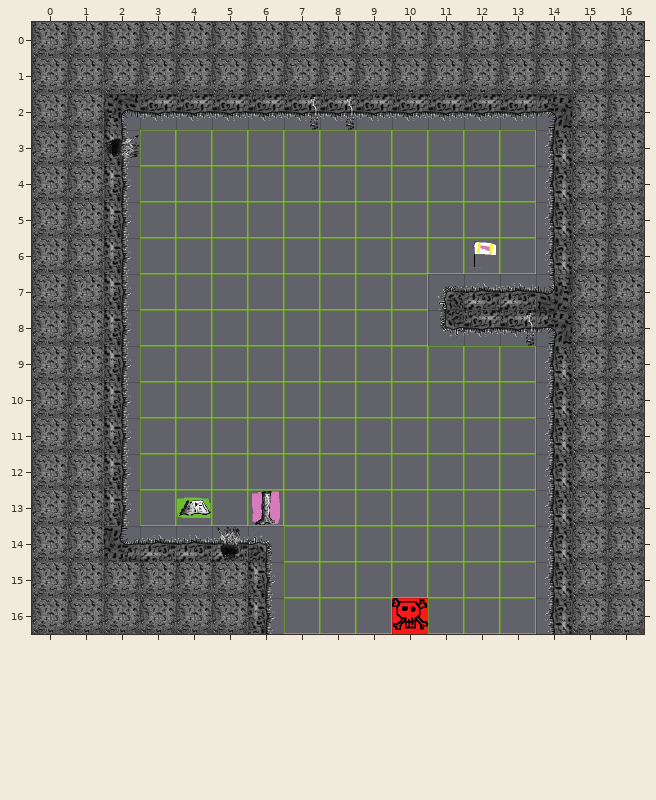
Tiled map -- Project/Maps/crap a Travis/Level_05.tmx. Above is the file before it was changed.
Cells are 64x64 px. Shown: x 0..16, y 0..16.
Once edited:
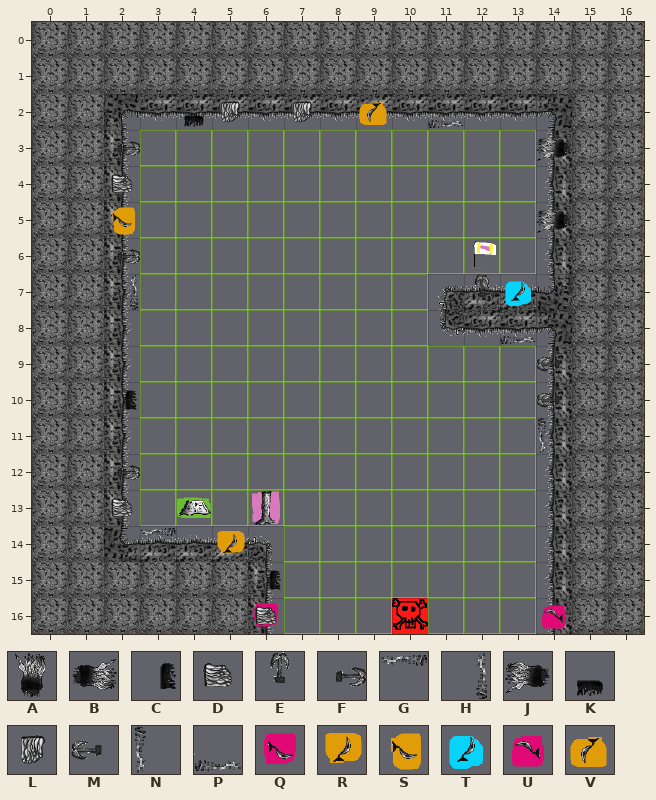
Key: from "Decorations": A 0, B 1, C 3, D 5, E 6, F 7, G 8, H 9, J 10, K 13, L 15, M 16, N 18, P 19, Q 21, R 22, S 23, T 28, U 30, V 33.
_ is an empty cell, . an unchanged one.
Diff:
--- layer "Ingredients"
@@ x 9..9 @@
- 2 _
+ 2 V
@@ x 2..2 @@
- 5 _
+ 5 S
@@ x 13..13 @@
- 7 _
+ 7 T
@@ x 5..5 @@
-14 _
+14 R
@@ x 6..14 @@
-16 _......._
+16 Q.......U
--- layer "Decorations"
@@ x 2..14 @@
- 2 ..__.HH.._...
- 3 B..........._
- 4 _............
- 5 ............_
- 6 _............
- 7 _........._..
- 8 ...........H.
- 9 ............_
-10 _..........._
-11 ............_
-12 _............
-13 _............
-14 ._.A.........
-15 ...._........
-16 ...._........
+ 2 ..KL.L_..P...
+ 3 F...........J
+ 4 D............
+ 5 ............J
+ 6 F............
+ 7 H.........E..
+ 8 ...........P.
+ 9 ............M
+10 C...........M
+11 ............N
+12 F............
+13 D............
+14 .G._.........
+15 ....C........
+16 ....D........
